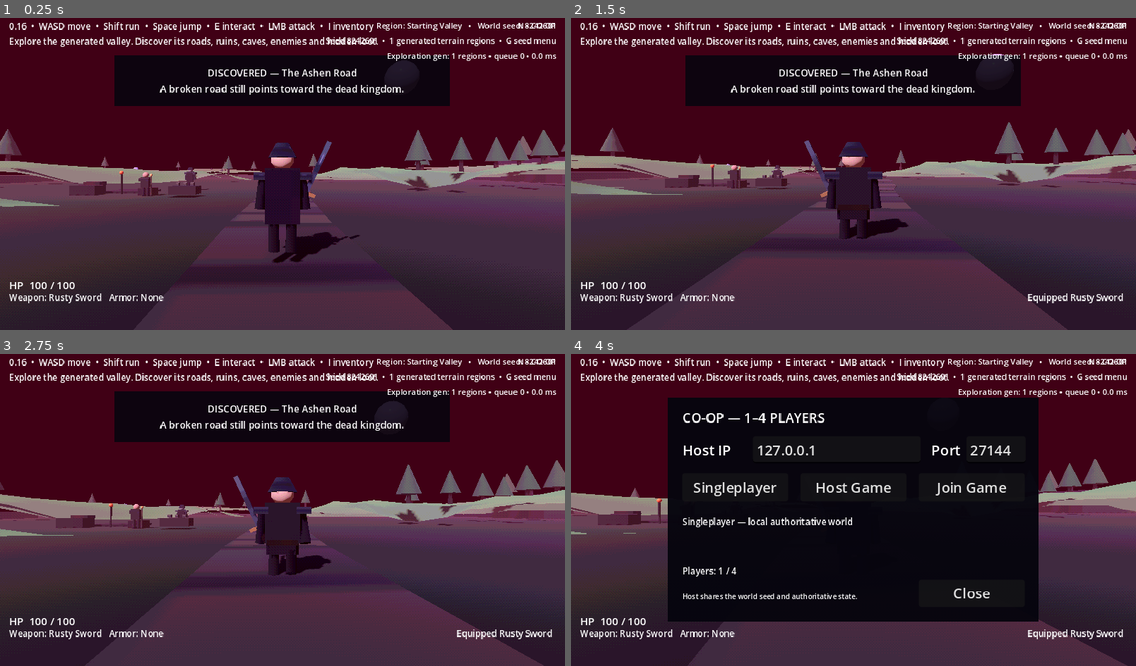
Above: before the commit, frames 1-4 (two rows, left to right).
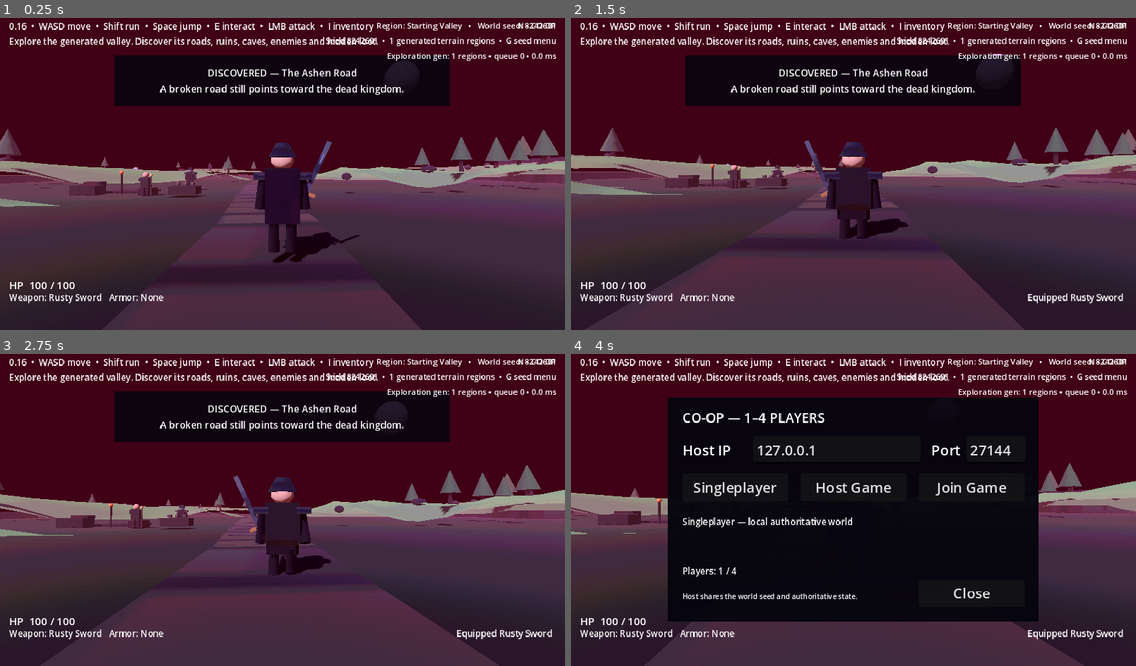
Above: after the commit, the same moments.

Repository: jasonjllind-cpu/aispel
Game: Godot game, scene res://main.tscn
Two runs of this game, one before a commit and one after it. Both use one fixed random seed, a clock stepped at 60 frames per second and the inputs below.
Inputs (mouse positions are in pixels of both pictures, inside the frame that each line leads up to):
- Up to frame 1 (0.25 s): no input
- Up to frame 2 (1.5 s): tap Enter at 0.5 s; move the mouse to (881, 170) at 0.52 s; press the mouse at (881, 170) at 0.53 s; hold W (move_forward) from 0.53 s (still down); tap Space (jump) at 0.77 s; move the mouse to (825, 174) at 1.27 s; release the mouse at (825, 174) at 1.28 s; tap R (equip_next) at 1.35 s
- Up to frame 3 (2.75 s): keep holding W (move_forward); tap Space (jump) at 1.52 s; move the mouse to (293, 500) at 2.02 s; hold E (interact) from 2.03 s (still down)
- Up to frame 4 (4 s): keep holding W (move_forward); tap Space (jump) at 2.75, 3.02, 3.77 s; move the mouse to (847, 513) at 2.77 s; release E (interact) at 2.78 s; tap Shift (sprint) at 2.85 s; move the mouse to (893, 510) at 3.52 s; tap N at 3.6 s

The runs differ from the first frame. In frame 1, 1.4% of the frame differs, in the area x 0-100%, y 35-100%; in frame 2, 1.9%; in frame 3, 2.2%, in the area x 7-100%, y 34-100%; in frame 4, 0.9%.

Commit message:
Increase seed variation in roads and content

Diff:
--- a/scripts/world/procedural_content_generator.gd
+++ b/scripts/world/procedural_content_generator.gd
@@ -56,6 +56,8 @@
 		var finish: Vector2 = anchors[segment_index + 1]
 		var distance: float = start.distance_to(finish)
 		var steps: int = max(2, int(ceil(distance / 5.0)))
+		var curve_strength: float = rng.randf_range(-11.0, 11.0)
+		var secondary_curve: float = rng.randf_range(-4.0, 4.0)
 		for step_index in range(steps):
 			if segment_index > 0 and step_index == 0:
 				continue
@@ -63,7 +65,7 @@
 			var local: Vector2 = start.lerp(finish, t)
 			var tangent: Vector2 = (finish - start).normalized()
 			var side := Vector2(-tangent.y, tangent.x)
-			var curve: float = sin(t * PI) * rng.randf_range(-2.2, 2.2)
+			var curve: float = sin(t * PI) * curve_strength + sin(t * TAU) * secondary_curve
 			local += side * curve
 			var y: float = _height(center, biome_id, local, slots)
 			points.append(Vector3(local.x, y + 0.035, local.y))
@@ -74,7 +76,8 @@
 func _generate_pois(region_id: String, region: Dictionary, center: Vector3, biome_id: String, slots: Array[Dictionary], road: Array[Vector3]) -> Array[Dictionary]:
 	var rng := RandomNumberGenerator.new()
 	rng.seed = _seed(region_id, "poi")
-	var target_count: int = int(region.get("poi_count", 3))
+	var base_poi_count: int = int(region.get("poi_count", 3))
+	var target_count: int = base_poi_count + rng.randi_range(0, 2)
 	var region_radius: float = float(region.get("radius", 62.0))
 	var placement_radius: float = min(region_radius - 12.0, 72.0 if region_id == "starting_valley" else 48.0)
 	var result: Array[Dictionary] = []
@@ -110,8 +113,10 @@
 	var placement_radius: float = min(region_radius - 7.0, 78.0 if region_id == "starting_valley" else 51.0)
 	var tree_density: float = float(biome.get("tree_density", 0.4))
 	var rock_density: float = float(biome.get("rock_density", 0.2))
-	var tree_target: int = int(20.0 + tree_density * (55.0 if region_id == "starting_valley" else 70.0))
-	var rock_target: int = int(10.0 + rock_density * 35.0)
+	var base_tree_target: float = 20.0 + tree_density * (55.0 if region_id == "starting_valley" else 70.0)
+	var base_rock_target: float = 10.0 + rock_density * 35.0
+	var tree_target: int = max(12, int(base_tree_target * tree_rng.randf_range(0.65, 1.55)))
+	var rock_target: int = max(7, int(base_rock_target * rock_rng.randf_range(0.65, 1.55)))
 	var trees: Array[Dictionary] = []
 	var rocks: Array[Dictionary] = []
 	var tree_points: Array[Vector2] = []
